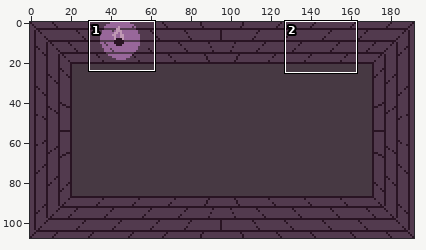
File history of a pixel-art file, aseprite/dungeon.aseprite. The first picture is a wide view before the edit; the outline marks the close-up.
Close-up. The starting point:
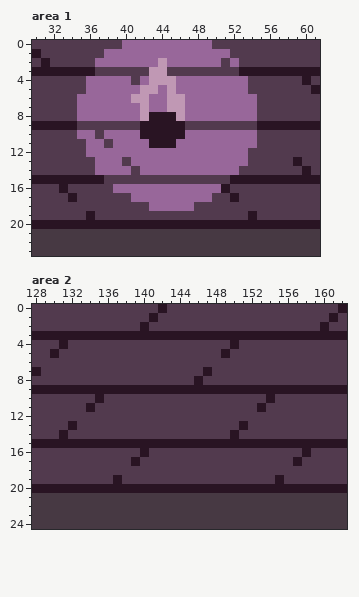
192x108 pixels, 1 frame. Shown: area 1: x 30..61, y 0..23; area 2: x 128..162, y 0..24.
The same view after the edit:
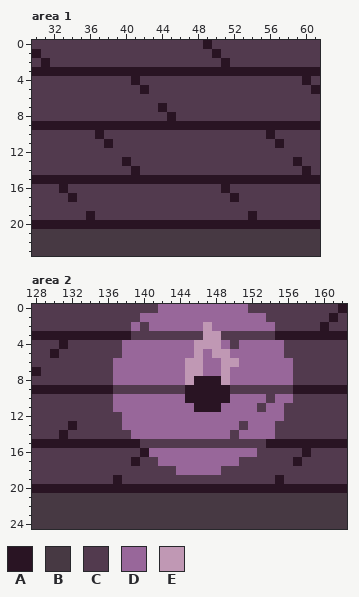
Palette (. is transparent): A #291423  B #473943  C #523a4e  D #98679a  E #c098b4
The exact change:
--- area 1, layers "Torches", "Highlights"
@@ x 30..61 @@
- 0 CCCCCCCCCCDDDDDDDDDDCCCCCCCCCCCC
- 1 ACCCCCCCDDDDDDDDDDDDDDCCCCCCCCCC
- 2 CACCCCCDDDDDDDEDDDDDDCDCCCCCCCCC
- 3 AAAAAAACCCCCCEECCCCCCCCAAAAAAAAA
- 4 CCCCCCDDDDDCDEEEDDDDDDDDCCCCCCAC
- 5 CCCCCCDDDDDDEEDEDDDDDDDDCCCCCCCA
- 6 CCCCCDDDDDDEEDDEEDDDDDDDDCCCCCCC
- 7 CCCCCDDDDDDDEDDEEDDDDDDDDCCCCCCC
- 8 CCCCCDDDDDDDEAAAEDDDDDDDDCCCCCCC
- 9 AAAAACCCCCCCAAAAACCCCCCCCAAAAAAA
-10 CCCCCDDCDDDDAAAAADDDDDDDDCCCCCCC
-11 CCCCCCDDCDDDDAAADDDDDDDDDCCCCCCC
-12 CCCCCCDDDDDDDDDDDDDDDDDDCCCCCCCC
-13 CCCCCCCDDDCDDDDDDDDDDDDDCCCCCACC
-14 CCCCCCCDDDDCDDDDDDDDDDDCCCCCCCAC
-15 AAAAAAAACCCCCCCCCCCCCCAAAAAAAAAA
-16 CCCACCCCCDDDDDDDDDDDDACCCCCCCCCC
-17 CCCCACCCCCCDDDDDDDDDCCACCCCCCCCC
-18 CCCCCCCCCCCCCDDDDDCCCCCCCCCCCCCC
+ 0 CCCCCCCCCCCCCCCCCCCACCCCCCCCCCCC
+ 1 ACCCCCCCCCCCCCCCCCCCACCCCCCCCCCC
+ 2 CACCCCCCCCCCCCCCCCCCCACCCCCCCCCC
+ 3 AAAAAAAAAAAAAAAAAAAAAAAAAAAAAAAA
+ 4 CCCCCCCCCCCACCCCCCCCCCCCCCCCCCAC
+ 5 CCCCCCCCCCCCACCCCCCCCCCCCCCCCCCA
+ 6 CCCCCCCCCCCCCCCCCCCCCCCCCCCCCCCC
+ 7 CCCCCCCCCCCCCCACCCCCCCCCCCCCCCCC
+ 8 CCCCCCCCCCCCCCCACCCCCCCCCCCCCCCC
+ 9 AAAAAAAAAAAAAAAAAAAAAAAAAAAAAAAA
+10 CCCCCCCACCCCCCCCCCCCCCCCCCACCCCC
+11 CCCCCCCCACCCCCCCCCCCCCCCCCCACCCC
+12 CCCCCCCCCCCCCCCCCCCCCCCCCCCCCCCC
+13 CCCCCCCCCCACCCCCCCCCCCCCCCCCCACC
+14 CCCCCCCCCCCACCCCCCCCCCCCCCCCCCAC
+15 AAAAAAAAAAAAAAAAAAAAAAAAAAAAAAAA
+16 CCCACCCCCCCCCCCCCCCCCACCCCCCCCCC
+17 CCCCACCCCCCCCCCCCCCCCCACCCCCCCCC
+18 CCCCCCCCCCCCCCCCCCCCCCCCCCCCCCCC
 19 CCCCCCACCCCCCCCCCCCCCCCCACCCCCCC
--- area 2, layers "Torches", "Highlights"
@@ x 128..162 @@
- 0 CCCCCCCCCCCCCCACCCCCCCCCCCCCCCCCCCA
- 1 CCCCCCCCCCCCCACCCCCCCCCCCCCCCCCCCAC
- 2 CCCCCCCCCCCCACCCCCCCCCCCCCCCCCCCACC
- 3 AAAAAAAAAAAAAAAAAAAAAAAAAAAAAAAAAAA
- 4 CCCACCCCCCCCCCCCCCCCCCACCCCCCCCCCCC
- 5 CCACCCCCCCCCCCCCCCCCCACCCCCCCCCCCCC
- 6 CCCCCCCCCCCCCCCCCCCCCCCCCCCCCCCCCCC
- 7 ACCCCCCCCCCCCCCCCCCACCCCCCCCCCCCCCC
- 8 CCCCCCCCCCCCCCCCCCACCCCCCCCCCCCCCCC
- 9 AAAAAAAAAAAAAAAAAAAAAAAAAAAAAAAAAAA
-10 CCCCCCCACCCCCCCCCCCCCCCCCCACCCCCCCC
-11 CCCCCCACCCCCCCCCCCCCCCCCCACCCCCCCCC
-12 CCCCCCCCCCCCCCCCCCCCCCCCCCCCCCCCCCC
-13 CCCCACCCCCCCCCCCCCCCCCCACCCCCCCCCCC
-14 CCCACCCCCCCCCCCCCCCCCCACCCCCCCCCCCC
-15 AAAAAAAAAAAAAAAAAAAAAAAAAAAAAAAAAAA
-16 CCCCCCCCCCCCACCCCCCCCCCCCCCCCCACCCC
-17 CCCCCCCCCCCACCCCCCCCCCCCCCCCCACCCCC
-18 CCCCCCCCCCCCCCCCCCCCCCCCCCCCCCCCCCC
+ 0 CCCCCCCCCCCCCCDDDDDDDDDDCCCCCCCCCCA
+ 1 CCCCCCCCCCCCDDDDDDDDDDDDDDCCCCCCCAC
+ 2 CCCCCCCCCCCDCDDDDDDEDDDDDDDCCCCCACC
+ 3 AAAAAAAAAAACCCCCCCCEECCCCCCAAAAAAAA
+ 4 CCCACCCCCCDDDDDDDDEEEDCDDDDDCCCCCCC
+ 5 CCACCCCCCCDDDDDDDDEDEEDDDDDDCCCCCCC
+ 6 CCCCCCCCCDDDDDDDDEEDDEEDDDDDDCCCCCC
+ 7 ACCCCCCCCDDDDDDDDEEDDEDDDDDDDCCCCCC
+ 8 CCCCCCCCCDDDDDDDDEAAAEDDDDDDDCCCCCC
+ 9 AAAAAAAAACCCCCCCCAAAAACCCCCCCAAAAAA
+10 CCCCCCCCCDDDDDDDDAAAAADDDDCDDCCCCCC
+11 CCCCCCCCCDDDDDDDDDAAADDDDCDDCCCCCCC
+12 CCCCCCCCCCDDDDDDDDDDDDDDDDDDCCCCCCC
+13 CCCCACCCCCDDDDDDDDDDDDDCDDDCCCCCCCC
+14 CCCACCCCCCCDDDDDDDDDDDCDDDDCCCCCCCC
+15 AAAAAAAAAAAACCCCCCCCCCCCCCAAAAAAAAA
+16 CCCCCCCCCCCCADDDDDDDDDDDDCCCCCACCCC
+17 CCCCCCCCCCCACCDDDDDDDDDCCCCCCACCCCC
+18 CCCCCCCCCCCCCCCCDDDDDCCCCCCCCCCCCCC
 19 CCCCCCCCCACCCCCCCCCCCCCCCCCACCCCCCC
